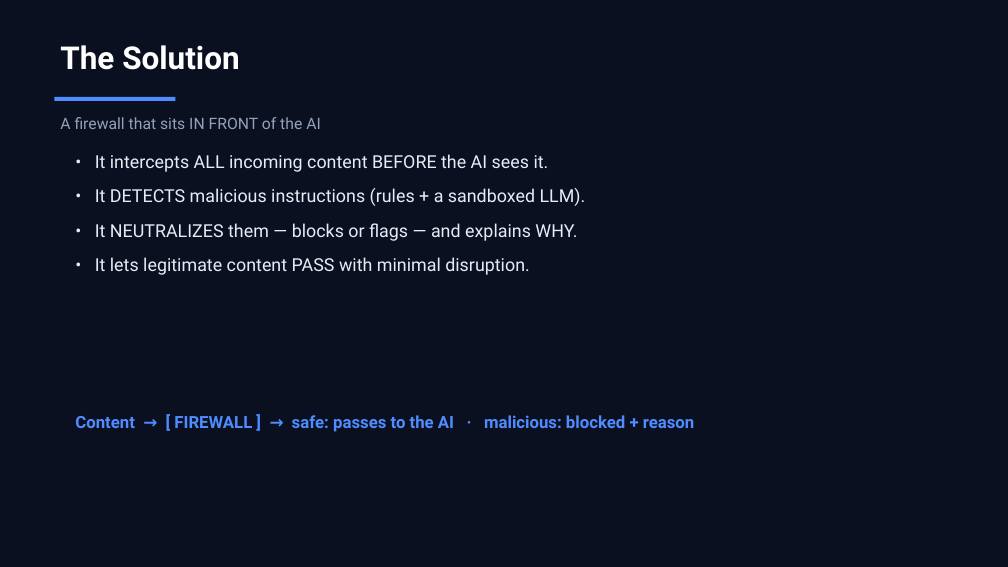
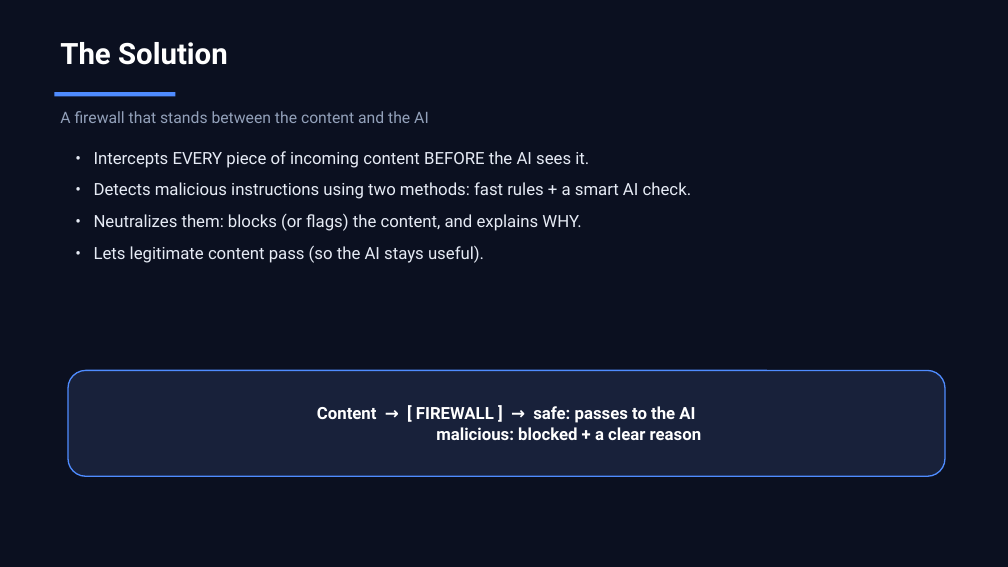
Before and after one commit to Bhavin0206/prompt-injection-firewall, a slide deck: slide 3 of docs/pitch_deck.pptx. Drawn at 1008x567 pixels with LibreOffice and Linux fonts; fonts in the diff are those of the drawing. Boxes give left, top, right and bottom in pixels: in the first picture for what was removed or moved away, otherwise in the second. Text is boxed around its words. In the diff, an @@ line names an element or a change of style, - is before the commit and + after.

```diff
--- a/docs/pitch_deck.pptx
+++ b/docs/pitch_deck.pptx
@@ text "The Solution" at <box>60,42,228,65</box>: size 30 to 28 pt @@
@@ rectangle: place and size @@
-rectangle at <box>54,97,175,101</box>
+rectangle at <box>54,92,175,97</box>
@@ text at <box>60,111,429,123</box>: text changed @@
-A firewall that sits IN FRONT of the AI
+A firewall that stands between the content and the AI
@@ text at <box>94,151,692,263</box>: text changed; size 17 to 16 pt @@
-• It intercepts ALL incoming content BEFORE the AI sees it.
-• It DETECTS malicious instructions (rules + a sandboxed LLM).
-• It NEUTRALIZES them — blocks or flags — and explains WHY.
-• It lets legitimate content PASS with minimal disruption.
+• Intercepts EVERY piece of incoming content BEFORE the AI sees it.
+• Detects malicious instructions using two methods: fast rules + a smart AI check.
+• Neutralizes them: blocks (or flags) the content, and explains WHY.
+• Lets legitimate content pass (so the AI stays useful).
@@ rounded rectangle "Content → [ FIREWALL ] ...": place and size @@
-rounded rectangle "Content → [ FIREWALL ] ..." at <box>75,415,694,432</box>
+rounded rectangle "Content → [ FIREWALL ] ..." at <box>68,371,945,476</box>
@@ rounded rectangle "Content → [ FIREWALL ] ..." at <box>68,371,945,476</box>: vertical alignment top to middle; fill none to #18213A; outline none to #4F8CFF 1.25 pt @@
@@ text in rounded rectangle at <box>317,406,701,440</box>: text changed; text colour #4F8CFF to #FFFFFF @@
-Content → [ FIREWALL ] → safe: passes to the AI · malicious: blocked + reason
+Content → [ FIREWALL ] → safe: passes to the AI
+malicious: blocked + a clear reason
```
Also in this commit, not shown: 10 other slides changed, 3 slides added, 5 other files.
